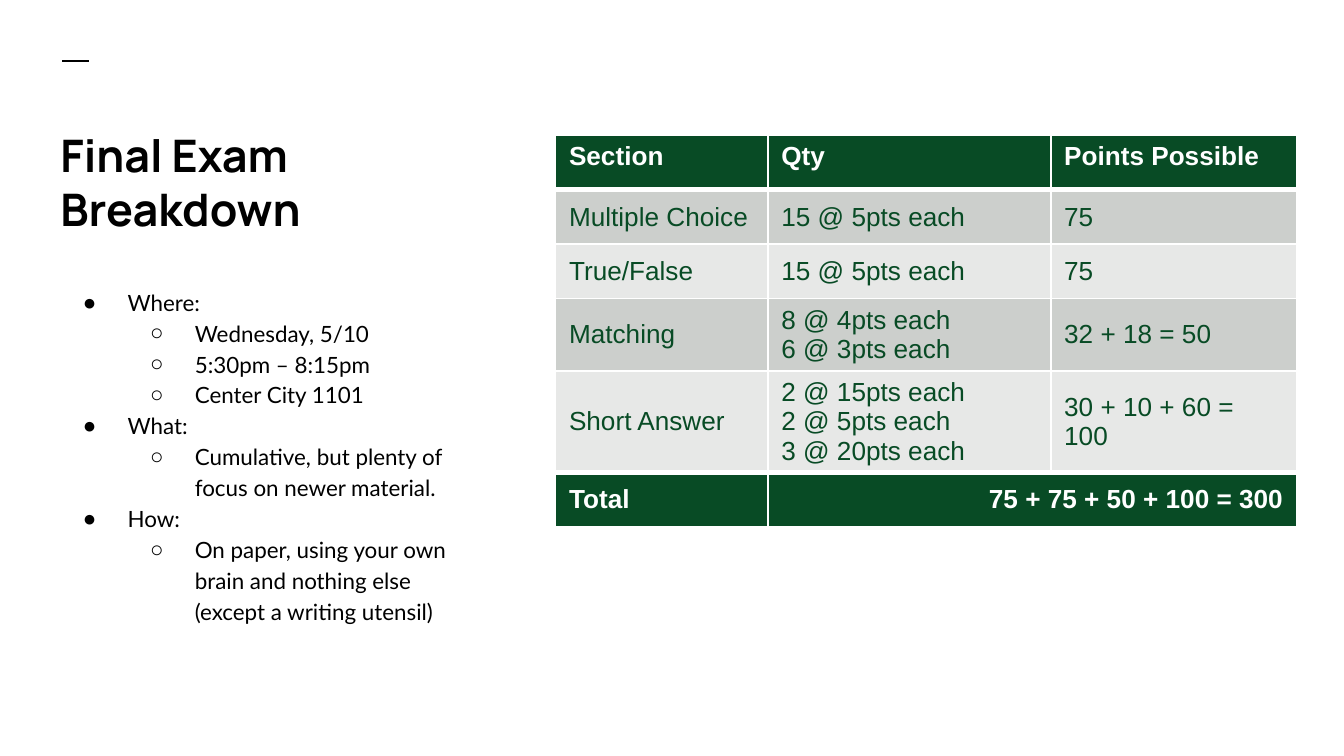
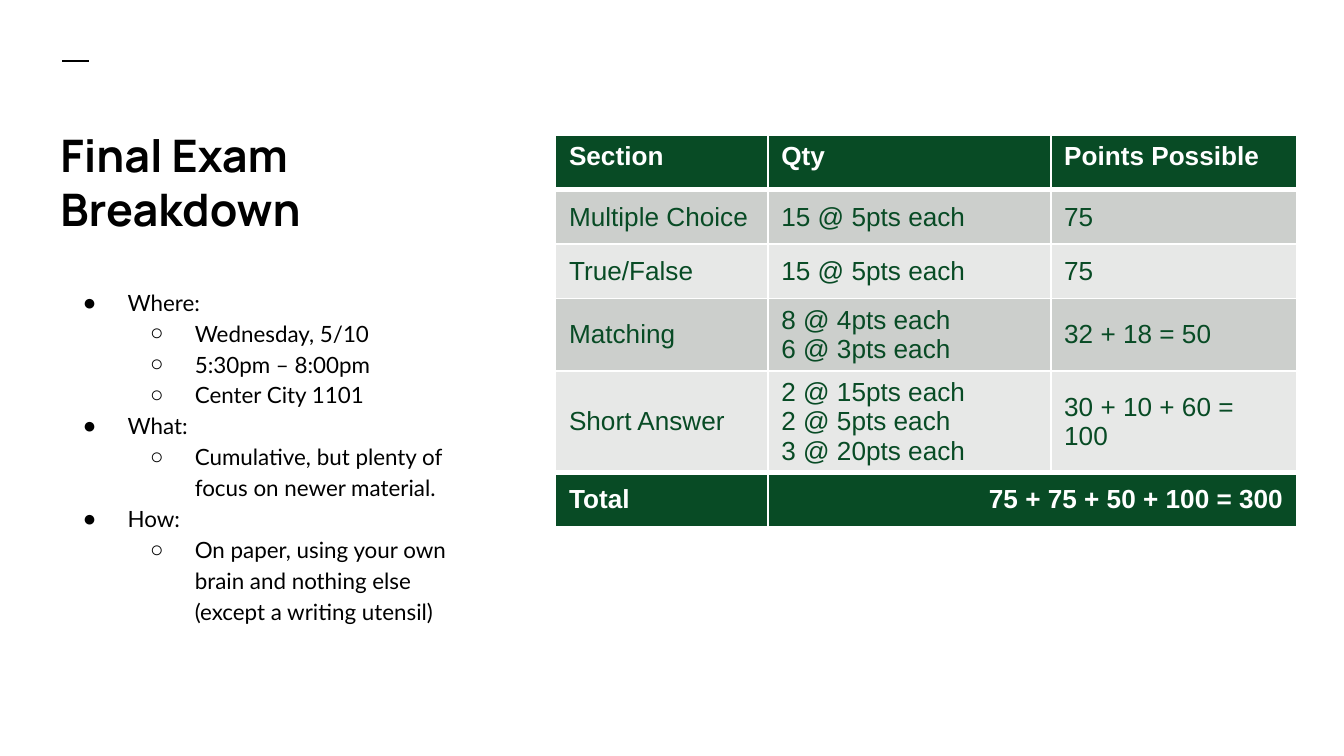
Before and after one commit to colbyford/DSBA6190-CloudComputing, a slide deck: slide 3 of 7 - Final Exam/Review.pptx. Drawn at 1344x756 pixels with LibreOffice and Linux fonts; fonts in the diff are those of the drawing. Boxes give left, top, right and bottom in pixels: in the first picture for what was removed or moved away, otherwise in the second. Text is boxed around its words. In the diff, an @@ line names an element or a change of style, - is before the commit and + after.

```diff
--- a/7 - Final Exam/Review.pptx
+++ b/7 - Final Exam/Review.pptx
@@ text at bbox=[195, 356, 370, 377]: text changed @@
-  ○ 5:30pm – 8:15pm
+  ○ 5:30pm – 8:00pm
```
